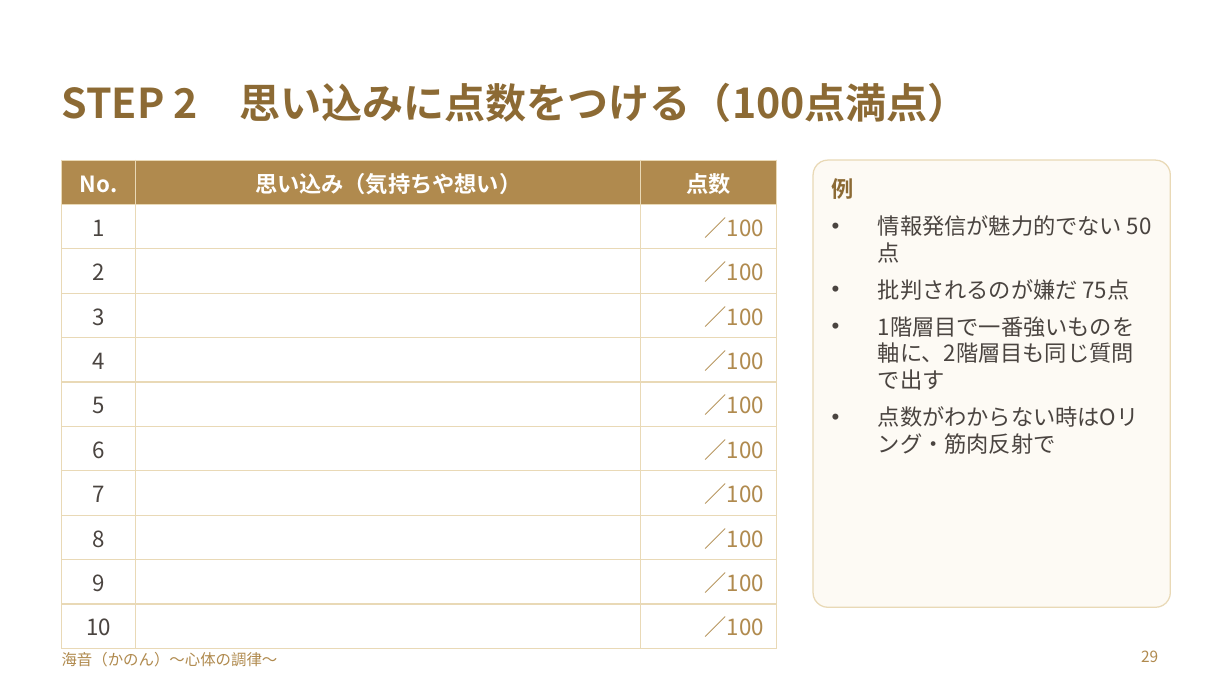
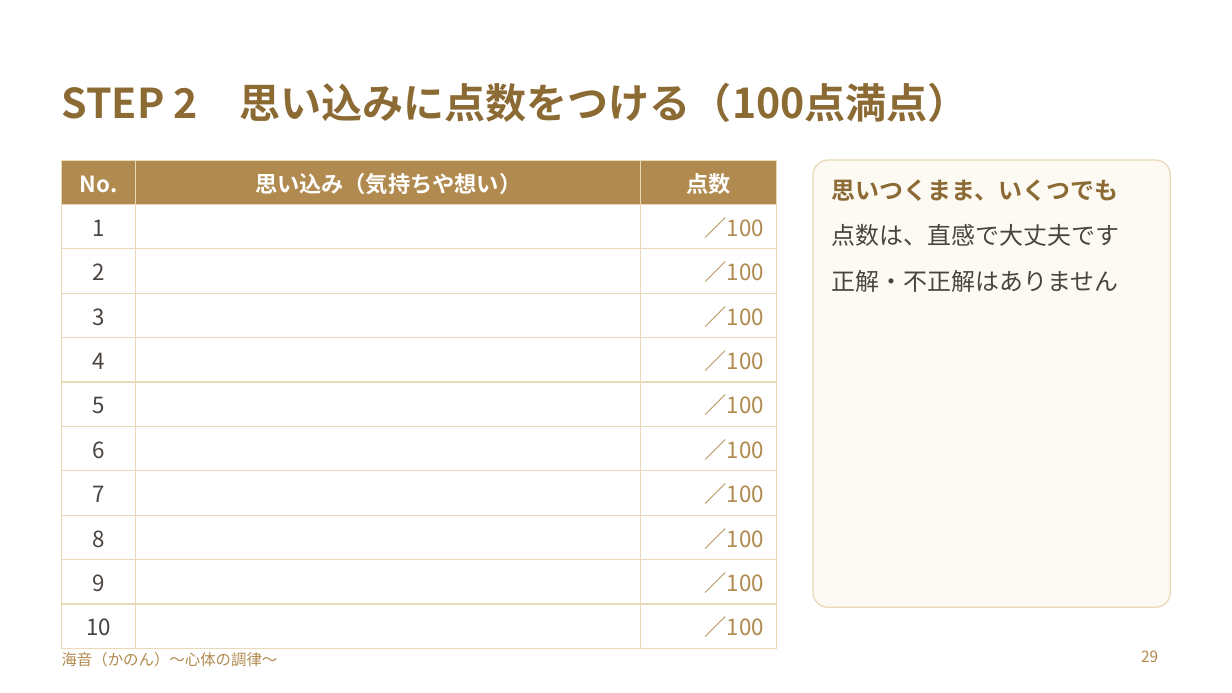
Before and after one commit to y-takahashi-cmd/MyBrain, a slide deck: slide 29 of 20_Projects/海音_心体の調律/単発/仁部あきえさん/20261028_仁部あきえさん_お金のブロック単発セッション.pptx. Drawn at 1232x693 pixels with LibreOffice and Linux fonts; fonts in the diff are those of the drawing. Boxes give left, top, right and bottom in pixels: in the first picture for what was removed or moved away, otherwise in the second. Text is boxed around its words. In the diff, an @@ line names an element or a change of style, - is before the commit and + after.

```diff
--- a/20_Projects/海音_心体の調律/単発/仁部あきえさん/20261028_仁部あきえさん_お金のブロック単発セッション.pptx
+++ b/20_Projects/海音_心体の調律/単発/仁部あきえさん/20261028_仁部あきえさん_お金のブロック単発セッション.pptx
@@ text at <box>832,179,1120,292</box>: text changed; size 13 to 14 pt @@
-例
-• 情報発信が魅力的でない 50点
-• 批判されるのが嫌だ 75点
-• 1階層目で一番強いものを軸に、2階層目も同じ質問で出す
-• 点数がわからない時はOリング・筋肉反射で
+思いつくまま、いくつでも
+点数は、直感で大丈夫です
+正解・不正解はありません
```
Also in this commit, not shown: 16 other slides changed, 7 slides added, 6 slides removed.
